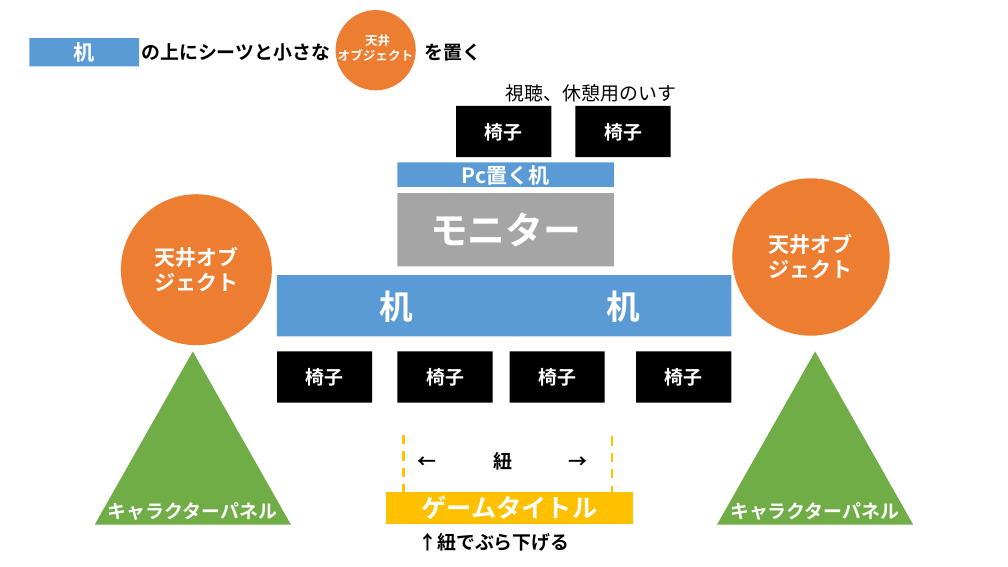
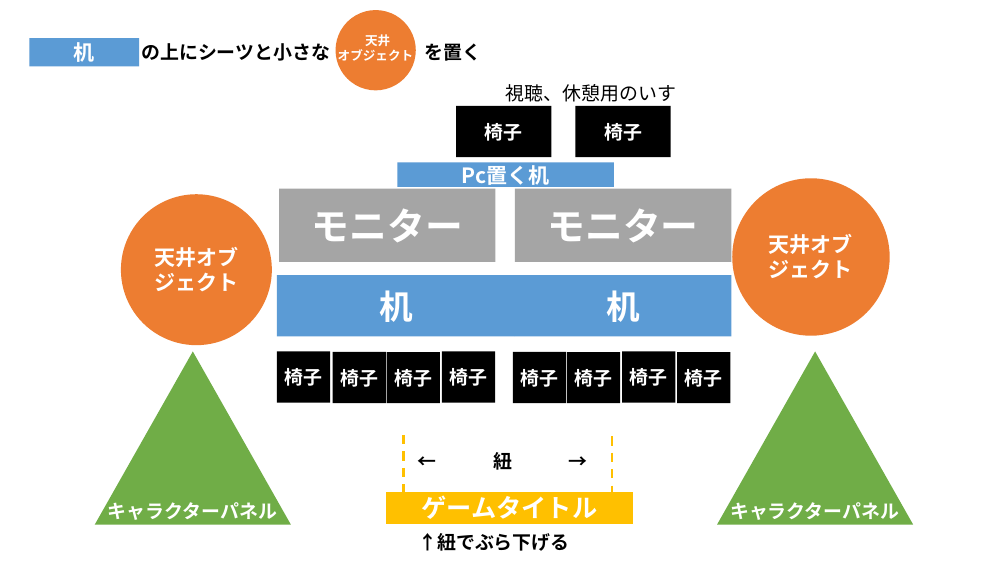
Before and after one commit to Nishin3614/ClimbBuys, a slide deck: slide 3 of ブース設計.pptm. Drawn at 1008x567 pixels with LibreOffice and Linux fonts; fonts in the diff are those of the drawing. Boxes give left, top, right and bottom in pixels: in the first picture for what was removed or moved away, otherwise in the second. Text is boxed around its words. In the diff, an @@ line names an element or a change of style, - is before the commit and + after.

```diff
--- a/ブース設計.pptm
+++ b/ブース設計.pptm
@@ rectangle added at (279,189,495,262), fill #A5A5A5, 36 pt, text #FFFFFF, bold @@
+モニター
@@ rectangle "モニター": place and size @@
-rectangle "モニター" at (398,194,614,267)
+rectangle "モニター" at (515,189,731,262)
@@ rectangle "椅子": place and size @@
-rectangle "椅子" at (277,352,372,403)
+rectangle "椅子" at (277,352,330,403)
@@ rectangle added at (333,352,386,403), fill #000000, 18 pt, text #FFFFFF, bold @@
+椅子
@@ rectangle added at (387,352,440,404), fill #000000, 18 pt, text #FFFFFF, bold @@
+椅子
@@ rectangle "椅子": place and size @@
-rectangle "椅子" at (398,352,493,403)
+rectangle "椅子" at (442,352,495,403)
@@ rectangle "椅子": place and size @@
-rectangle "椅子" at (510,352,605,403)
+rectangle "椅子" at (513,352,566,403)
@@ rectangle added at (567,352,620,404), fill #000000, 18 pt, text #FFFFFF, bold @@
+椅子
@@ rectangle added at (622,352,675,403), fill #000000, 18 pt, text #FFFFFF, bold @@
+椅子
@@ rectangle "椅子": place and size @@
-rectangle "椅子" at (636,352,731,403)
+rectangle "椅子" at (678,352,730,404)
```
Also in this commit, not shown: 3 other slides changed, 2 slides added.
